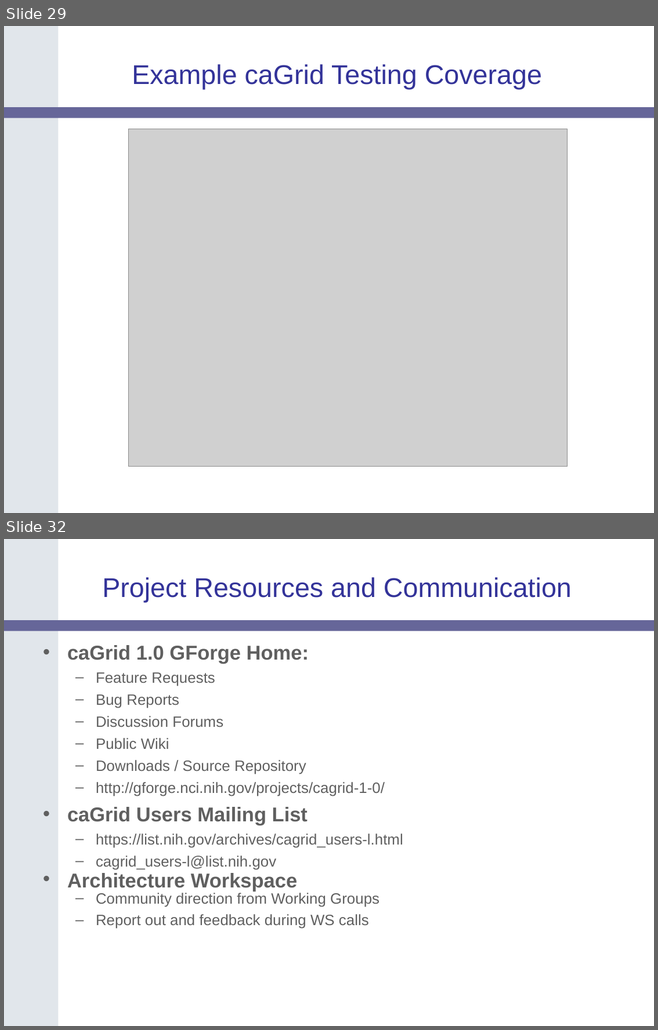
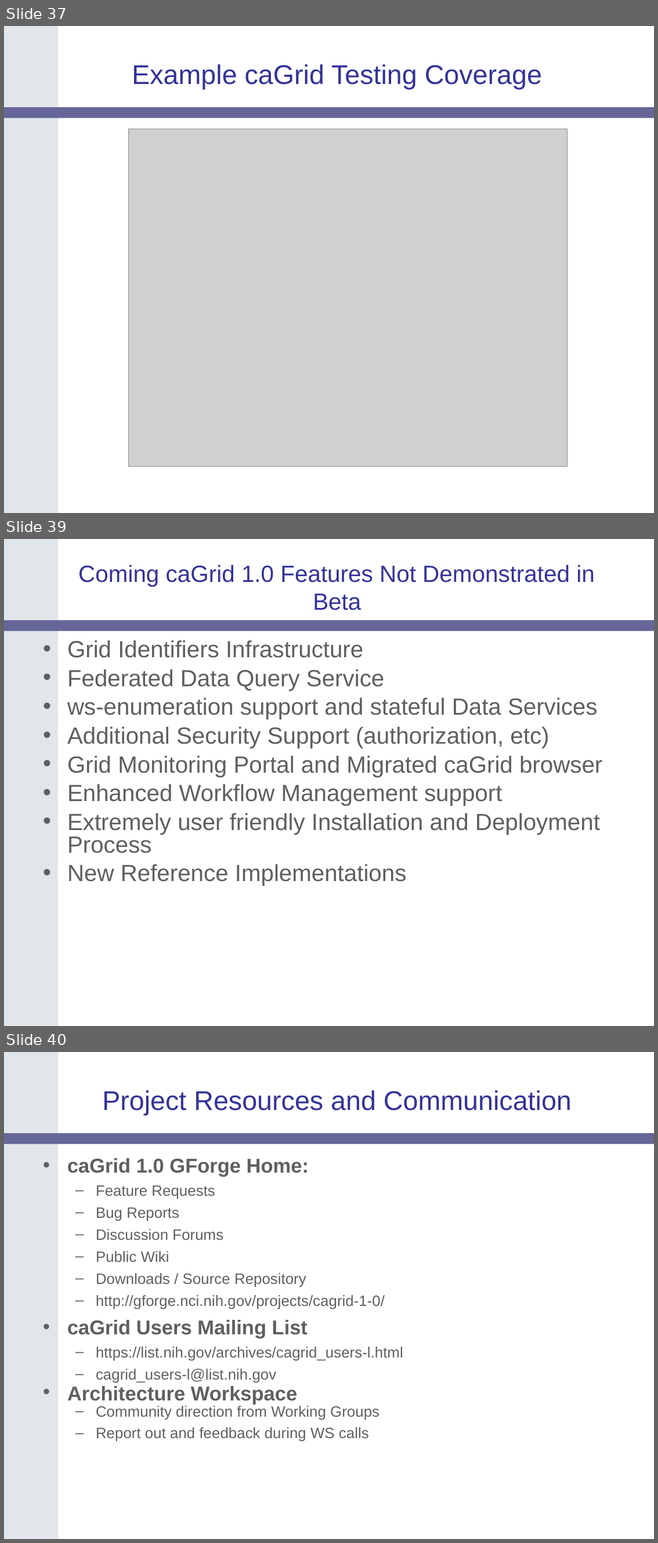
Before and after one commit to NCIP/cagrid-portal, a slide deck: cagrid-1-0/Documentation/presentations/200607_VCDE_ARCH/caGrid-1.0_Beta_Release.ppt. Shown one above the other, each under a label of ours: slides 29 and 32 before the commit, slides 37, 39 and 40 after it; the slides between them are not shown. The pictures are 658x1030 and 658x1543 pixels, drawn with LibreOffice and Linux fonts; fonts in the diff are those of the drawing; grey boxes stand for pictures; background and template pictures are left out. Boxes give left, top, right and bottom in pixels: in the first picture for what was removed or moved away, otherwise in the second. Text is boxed around its words. In the diff, an @@ line names an element or a change of style, - is before the commit and + after.

```diff
--- a/cagrid-1-0/Documentation/presentations/200607_VCDE_ARCH/caGrid-1.0_Beta_Release.ppt
+++ b/cagrid-1-0/Documentation/presentations/200607_VCDE_ARCH/caGrid-1.0_Beta_Release.ppt
@@ slide 39 added at [4, 539, 654, 1026], background #FFFFFF; not listed: 2 template elements that a slide beside it also shows @@
@@ title added at [78, 565, 594, 610], 26 pt, text #333399 @@
+Coming caGrid 1.0 Features Not Demonstrated in Beta
@@ text added at [67, 641, 602, 886], 25.9 pt, text #5F5F5F @@
+• Grid Identifiers Infrastructure
+• Federated Data Query Service
+• ws-enumeration support and stateful Data Services
+• Additional Security Support (authorization, etc)
+• Grid Monitoring Portal and Migrated caGrid browser
+• Enhanced Workflow Management support
+• Extremely user friendly Installation and Deployment Process
+• New Reference Implementations
@@ what was slide 29 is now slide 37 @@
@@ what was slide 32 is now slide 40 @@
```
Also in this commit, not shown: 2 slides changed, 13 other slides added, 6 slides removed.
